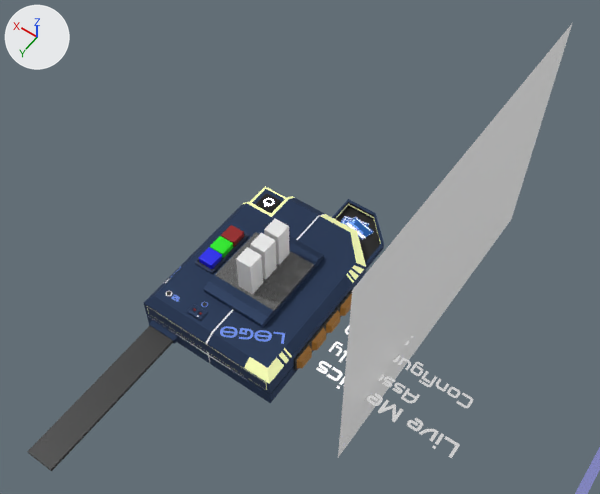
An edit to the glTF model presentation-client/public/models/eBridgeDemo_theThing.glb, drawn before and after from the same camera.
The view is the same before and after, from a camera (50 mm lens) standing at (-6.27, 7.7, 14.37) and looking at (-0.8, 0.05, 2.34). Lighting does not change. The marker at upper left points along +X, +Y and +Z. The first picture is the older version. Both versions are drawn at frame 15 of the action 'Bottom_Hidden_Action'; the numbers are the values there. Vertices at exactly the same position are counted once.

Names of what the first picture shows: 'bottomHiddenDrawer_A', 'dataPort', 'demoButton_1', 'demoButton_2', 'demoButton_3', 'demoButton_4', 'demoButtonsBorder', 'demoScreenBase_A', 'demoScreenGlass', 'demoText_assembly', 'demoText_configuration', 'demoText_live_metrics', 'liveMetricBar_1', 'liveMetricBar_2', 'liveMetricBar_3', 'liveMetrics_bg_panel', 'mainBody', 'powerButton', 'topHiddenPanel_A', 'uiButton_2', 'uiButton_3' and 6 more.
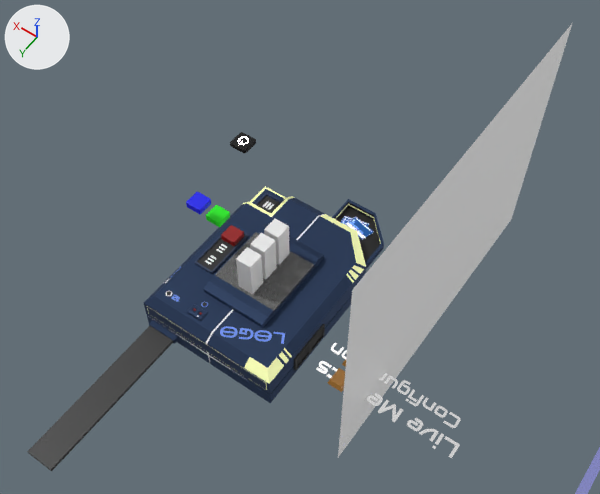
Changed parts and their boxes (x1, y1, x2, y2) in the pictures (600 x 494 px):
'demoText_configuration', mesh moved: before (345, 325, 473, 408); after (331, 343, 461, 428)
'uiButton_3', moved: before (199, 247, 222, 269); after (186, 192, 211, 214)
'powerButton', moved: before (256, 194, 281, 213); after (230, 132, 256, 153)
'uiButton_2', moved: before (210, 236, 233, 258); after (206, 205, 230, 227)
'demoButton_1', moved, turned: before (297, 346, 312, 369); after (327, 368, 345, 392)
'demoButtonsBorder_2only', added (black): after (294, 324, 325, 371)
'demoText_assembly', deleted: before (328, 342, 420, 403)
'demoButtonsBorder', deleted: before (294, 290, 352, 371)
'demoButton_2', moved, turned (mostly hidden afterwards): before (312, 327, 326, 350); after (342, 359, 346, 367)
'demoButton_3', deleted: before (326, 310, 341, 333)
'demoButton_4', deleted: before (340, 293, 352, 316)

Patch to the scene script:
```diff
--- a/presentation-client/public/models/eBridgeDemo_theThing.glb.py
+++ b/presentation-client/public/models/eBridgeDemo_theThing.glb.py
@@ me_demotext_configuration @@
 # used by ob_demotext_configuration; parent = ob_demotexts; location = (0.0, 0.0, 0.0)
-me_demotext_configuration.from_pydata(...)  # 4 vertices, 2 faces; spans x -4.71..-1.8, y -0.25..0.21, z 0.4
+me_demotext_configuration.from_pydata(...)  # 4 vertices, 2 faces; spans x -4.71..-1.8, y 0.24..0.69, z 0.4
+# me_demotext_configuration part 1: the whole mesh is moved by (0.0, 0.49, 0.0)
 me_demotext_configuration.materials.append(mat_configuration)
@@ me_demobuttonsborder_001 @@
+me_demobuttonsborder_001.from_pydata(...)  # 66 vertices, 124 faces; spans x -1.533..-1.493, y 0.228..1.221, z 0.193..0.619
+me_demobuttonsborder_001.materials.append(mat_socketblack)  # black #282828
@@ ob_powerbutton @@
 ob_powerbutton.parent = ob_powerbuttonborder
-ob_powerbutton.location = (0.0, 0.0, 0.0)
+ob_powerbutton.location = (0.603, -0.0126, 1.5)
@@ ob_uibutton_2 @@
 ob_uibutton_2.parent = ob_uibuttonsborder
-ob_uibutton_2.location = (0.0, 0.0, 0.0)
+ob_uibutton_2.location = (0.0, 0.0, 0.972)
@@ ob_uibutton_3 @@
 ob_uibutton_3.parent = ob_uibuttonsborder
-ob_uibutton_3.location = (0.0, 0.0, 0.0)
+ob_uibutton_3.location = (0.181, -0.0723, 1.5)
@@ ob_demobuttonsborder @@
-ob_demobuttonsborder = bpy.data.objects.new('demoButtonsBorder', me_demobuttonsborder)
-ob_demobuttonsborder.parent = ob_module_demobuttons
-ob_demobuttonsborder.location = (0.0, 0.0, 0.0)
@@ ob_demobutton_1 @@
 ob_demobutton_1.parent = ob_module_demobuttons
-ob_demobutton_1.location = (-1.533, 0.973, 0.406)
+ob_demobutton_1.location = (-2.4, 0.973, 0.406)
+ob_demobutton_1.rotation_euler = (0.0, 1.571, 0.0)  # degrees (0, 90, 0)
@@ ob_demobutton_2 @@
 ob_demobutton_2.parent = ob_module_demobuttons
-ob_demobutton_2.location = (-1.533, 0.476, 0.406)
+ob_demobutton_2.location = (-2.4, 0.476, 0.406)
+ob_demobutton_2.rotation_euler = (0.0, 1.571, 0.0)  # degrees (0, 90, 0)
@@ ob_demobutton_3 @@
-ob_demobutton_3 = bpy.data.objects.new('demoButton_3', me_demobutton_3)
-ob_demobutton_3.parent = ob_module_demobuttons
-ob_demobutton_3.location = (-1.533, -0.0202, 0.406)
@@ ob_demobutton_4 @@
-ob_demobutton_4 = bpy.data.objects.new('demoButton_4', me_demobutton_4)
-ob_demobutton_4.parent = ob_module_demobuttons
-ob_demobutton_4.location = (-1.533, -0.517, 0.406)
@@ ob_demotext_assembly @@
-ob_demotext_assembly = bpy.data.objects.new('demoText_assembly', me_demotext_assembly)
-ob_demotext_assembly.parent = ob_demotexts
-ob_demotext_assembly.location = (0.0, 0.0, 0.0)
@@ ob_demobuttonsborder_2only @@
+ob_demobuttonsborder_2only = bpy.data.objects.new('demoButtonsBorder_2only', me_demobuttonsborder_001)
+ob_demobuttonsborder_2only.parent = ob_module_demobuttons
+ob_demobuttonsborder_2only.location = (0.0, 0.0, 0.0)
```
